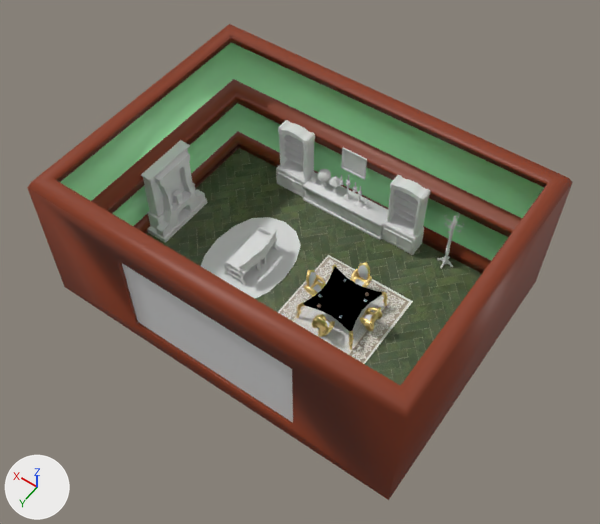
A saved change to the Blender file Arte/Escenario/Modelo3D/Escenario.blend.
Both versions are drawn from a camera (50 mm lens) standing at (-170.0, 238.0, 399.0) and looking at (-6.0, 9.0, 38.0). The lights are fixed; the arrows at lower left show +X, +Y and +Z.

Before the edit, the objects in view are built like this:
```python
ob_alfombra_sofa = bpy.data.objects.new('Alfombra_Sofa', me_plane)
ob_alfombra_sofa.location = (37.8, -0.1, 0.5)
ob_alfombra_sofa.scale = (28.3, 39.2, 28.3)
ob_cuadro = bpy.data.objects.new('Cuadro', me_cube_008)
ob_cuadro.location = (10.9, -71.1, 39.8)
ob_cuadro.scale = (4.04, 0.183, 4.04)
ob_hammer = bpy.data.objects.new('Hammer', me_cube_004)
ob_hammer.location = (0.0, 0.0, 0.0)
ob_mesa = bpy.data.objects.new('Mesa', me_plane_002)
ob_mesa.location = (-29.4, 0.0, 13.2)
ob_mesa.scale = (16.4, 16.4, 16.4)
ob_mueble_entre_estanteias = bpy.data.objects.new('Mueble_entre_estanteias', me_cube_007)
ob_mueble_entre_estanteias.location = (10.4, -64.8, 7.1)
ob_parte_de_atras_estanteria_2 = bpy.data.objects.new('Parte de atras estanteria_2', me_cube_006)
ob_parte_de_atras_estanteria_2.location = (-29.9, -70.9, 23.9)
ob_shroom = bpy.data.objects.new('Shroom', me_sphere)
ob_shroom.location = (0.0, 0.0, 0.0)
ob_sofa = bpy.data.objects.new('Sofa', me_cube_003)
ob_sofa.location = (36.6, 1.1, 4.7)
ob_sofa.rotation_euler = (0.0, 0.0, -3.142)  # degrees (0, 0, -180)
ob_sofa.scale = (7.44, 18.3, 4.56)
ob_ventana = bpy.data.objects.new('Ventana', me_cube_002)
ob_ventana.location = (0.0, 79.7, 43.3)
ob_ventana.scale = (53.9, 0.582, 28.8)
# also in view: 'Suelo' at (0.0, 0.0, 0.0); 'Alfombra' at (-29.0, 0.0, 0.0); 'Chimenea' at (98.0, 0.0, 33.0); 'Decoración_Chimenea' at (92.0, 0.0, 26.0); 'Pared' at (0.0, 0.0, 46.0)
```
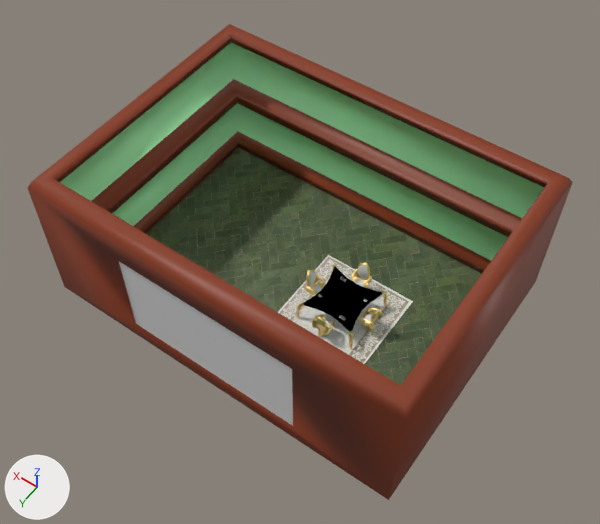
Location of each change, (x1, y1, x2, y2) in pixels of the pictures (600 x 524 px):
'Ventana', moved: before (122, 264, 293, 423); after (119, 262, 293, 426)
'Alfombra_Sofa', hidden: before (201, 217, 301, 299)
'Parte de atras estanteria_2', hidden: before (381, 175, 430, 255)
'Mueble_entre_estanteias', hidden: before (303, 173, 388, 240)
'Parte de atras estanteria_2.001', hidden: before (276, 120, 315, 198)
'Decoración_Chimenea', hidden: before (154, 151, 205, 237)
'Chimenea', hidden: before (141, 140, 193, 217)
'Sofa', hidden: before (224, 227, 279, 285)
'Cuadro', hidden: before (341, 147, 367, 180)
'Base_Chimenea', hidden: before (147, 198, 207, 243)
'Base_Chimenea_Trasera', hidden: before (147, 183, 196, 229)
'Perchero_LowPoly', hidden: before (444, 216, 456, 264)
'Campana', hidden: before (318, 169, 331, 182)
'Tronco_Reloj', hidden: before (173, 190, 183, 204)
'Cone', hidden: before (329, 177, 340, 187)
'Base.001', hidden: before (342, 193, 353, 202)
'Base', hidden: before (353, 199, 364, 208)
'Marco_de_Foto', hidden: before (311, 176, 316, 184)
'Hammer', moved: before (317, 303, 321, 308); after (342, 316, 346, 321)
'Shroom', moved: before (365, 292, 369, 296); after (340, 276, 344, 280)
'Base.004', hidden: before (332, 186, 338, 192)
'Base.002', hidden: before (363, 205, 370, 211)
'Base.003', hidden: before (321, 182, 327, 187)
'Pata', hidden: before (440, 259, 446, 269)
'Percha', hidden: before (454, 223, 464, 232)
'Cylinder.003', hidden: before (353, 186, 357, 192)
'Copa', hidden: before (358, 191, 362, 197)
'Cylinder.002', hidden: before (339, 179, 343, 185)
'Base_Reloj', hidden: before (174, 200, 184, 206)
'Percha.003', hidden: before (448, 225, 453, 233)

What the commit changed:
Object 'Ventana' (ob_ventana) moves from (0.0, 79.7, 43.3) to (0.0, 81.1, 43.3).
Object 'Sofa' (ob_sofa) is now hidden.
Object 'Cuadro' (ob_cuadro) is now hidden.
Object 'Alfombra_Sofa' (ob_alfombra_sofa) is now hidden.
Object 'Hammer' (ob_hammer) moves from (0.0, 0.0, 0.0) to (-37.6, 11.4, 14.5).
Object 'Shroom' (ob_shroom) moves from (0.0, 0.0, 0.0) to (-21.2, -11.4, 14.0).
Object 'Parte de atras estanteria_2' (ob_parte_de_atras_estanteria_2) is now hidden.
Object 'Mueble_entre_estanteias' (ob_mueble_entre_estanteias) is now hidden.
Object 'Parte de atras estanteria_2.001' (ob_parte_de_atras_estanteria_2_001) is now hidden.
Object 'Pata' (ob_pata) is now hidden.
Object 'Perchero_LowPoly' (ob_perchero_lowpoly) is now hidden.
Object 'Percha' (ob_percha) is now hidden.
Object 'Percha.001' (ob_percha_001) is now hidden.
Object 'Percha.003' (ob_percha_003) is now hidden.
Object 'Libro_Cuadrado' (ob_libro_cuadrado) is now hidden.
Object 'Base.001' (ob_base_001) is now hidden.
Object 'Palo.001' (ob_palo_001) is now hidden.
Object 'Cylinder.002' (ob_cylinder_002) is now hidden.
Object 'Cylinder.003' (ob_cylinder_003) is now hidden.
Object 'Percha.004' (ob_percha_004) is now hidden.
Object 'Vela_Dcha' (ob_vela_dcha) is now hidden.
Object 'Vela_Izda' (ob_vela_izda) is now hidden.
Object 'Base' (ob_base) is now hidden.
Object 'Copa' (ob_copa) is now hidden.
Object 'Palo' (ob_palo) is now hidden.
Object 'Base.002' (ob_base_002) is now hidden.
Object 'Copa.001' (ob_copa_001) is now hidden.
Object 'Palo.002' (ob_palo_002) is now hidden.
Object 'Vela.002' (ob_vela_002) is now hidden.
Object 'Marco_de_Foto' (ob_marco_de_foto) is now hidden.
Object 'Campana' (ob_campana) is now hidden.
Object 'Base.003' (ob_base_003) is now hidden.
Object 'Parte_Top' (ob_parte_top) is now hidden.
Object 'Base.004' (ob_base_004) is now hidden.
Object 'Parte_Top.001' (ob_parte_top_001) is now hidden.
Object 'Cone' (ob_cone) is now hidden.
Object 'Base_Reloj' (ob_base_reloj) is now hidden.
Object 'Reloj' (ob_reloj) is now hidden.
Object 'Tronco_Reloj' (ob_tronco_reloj) is now hidden.
Object 'Base_Chimenea' (ob_base_chimenea) is now hidden.
Object 'Base_Chimenea_Trasera' (ob_base_chimenea_trasera) is now hidden.
Object 'Chimenea' (ob_chimenea) is now hidden.
Object 'Decoración_Chimenea' (ob_decoración_chimenea) is now hidden.
